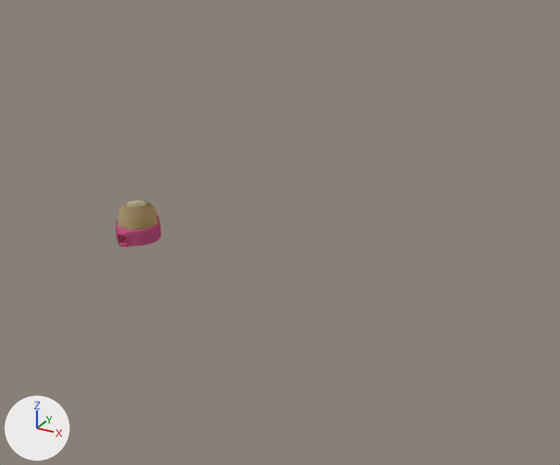
What one commit did to the Blender file lamp.blend.
One viewpoint serves both versions: a 50 mm lens placed at (726.0, -864.0, 486.0), pointed at (214.0, 67.0, 21.0). Lighting does not change. The marker at lower left points along +X, +Y and +Z.

Script lines for the objects in view, before the commit:
```python
ob_circle = bpy.data.objects.new('Circle', me_circle)
ob_circle.location = (0.0, 0.0, -4.0)
ob_circle.scale = (1.02, 1.02, 1.0)
ob_cylinder = bpy.data.objects.new('Cylinder', me_cylinder_001)
ob_cylinder.location = (0.0, 0.0, -2.0)
```
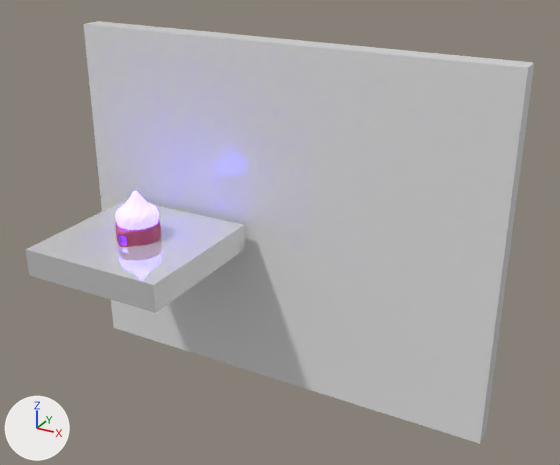
Changed parts and their boxes (x1, y1, x2, y2) in the pictures (560 x 465 px):
'Cube.001', added
    after: (84, 21, 534, 444)
'Plane', added
    after: (26, 199, 245, 313)
'Cylinder', recoloured (brown to white)
    both: (115, 191, 159, 241)

What changed in the scene script:
```text
Change mat_material_002:
    remove # nodes: BsdfTranslucent, OutputMaterial
    remove # colours: white #e7e0c9
    nodes: AddShader, BsdfPrincipled, Emission, OutputMaterial
    colours: blue #362fe7, white #e7dcd0
Add mat_material_001:
    mat_material_001 = principled_material('Material.001')
    mat_material_001.base_color = (0.8, 0.8, 0.8)  # white #e7e7e7
    mat_material_001.metallic = 0.483
    mat_material_001.roughness = 0.0
    mat_material_001.coat_weight = 0.25
Add mat_material_004:
    mat_material_004 = principled_material('Material.004')
    mat_material_004.base_color = (0.8, 0.8, 0.8)  # white #e7e7e7
    mat_material_004.roughness = 0.0
Add me_plane:
    me_plane.from_pydata(...)  # a box spanning x -1.0..1.0, y -1.0..1.0, z 0.0..0.36
    me_plane.materials.append(mat_material_001)  # white #e7e7e7
Add me_cube_001:
    me_cube_001.from_pydata(...)  # a box spanning x -1.0..1.0, y -1.0..1.0, z -1.0..1.0
    me_cube_001.materials.append(mat_material_004)  # white #e7e7e7
Add ob_plane:
    ob_plane = bpy.data.objects.new('Plane', me_plane)
    ob_plane.location = (0.0, 0.0, -6.0)
    ob_plane.scale = (-120.0, -120.0, -120.0)
Add ob_cube_001:
    ob_cube_001 = bpy.data.objects.new('Cube.001', me_cube_001)
    ob_cube_001.location = (166.0, 155.0, -6.0)
    ob_cube_001.scale = (363.0, 18.2, 291.0)
```
